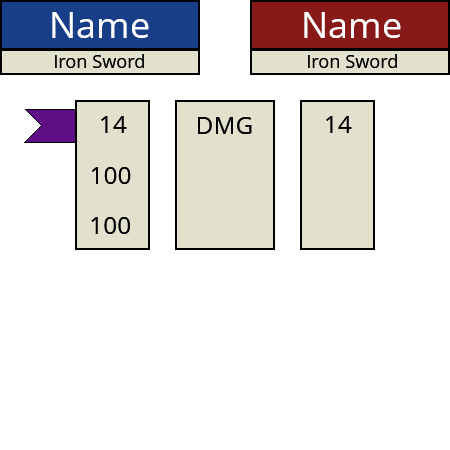
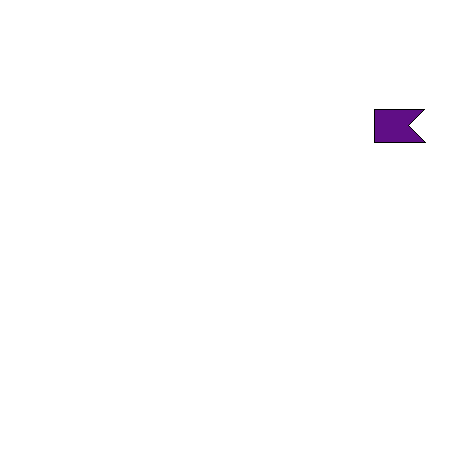
Layers edited between the first and the second 450px x 450px image:
painted on "Layer 5" over [24, 109, 426, 143]
hid "DMG" over [198, 117, 252, 134]
hid "14 copy" over [326, 116, 352, 133]
hid "100" (1st of 2) over [91, 217, 130, 234]
hid "100" (2nd of 2) over [92, 167, 131, 184]
hid "14" over [101, 116, 127, 133]
hid "Rectangle 4 copy" over [300, 100, 375, 250]
hid "Rectangle 4" over [75, 100, 150, 250]
hid "Rectangle 2" over [175, 100, 275, 250]
hid "Iron Sword copy" over [308, 54, 397, 68]
hid "Iron Sword" over [55, 54, 144, 68]
hid "Name1" over [304, 12, 401, 38]
hid "Name" over [52, 12, 149, 38]
hid "Layer 2" over [250, 0, 450, 75]
hid "AllyName" over [0, 0, 200, 75]
